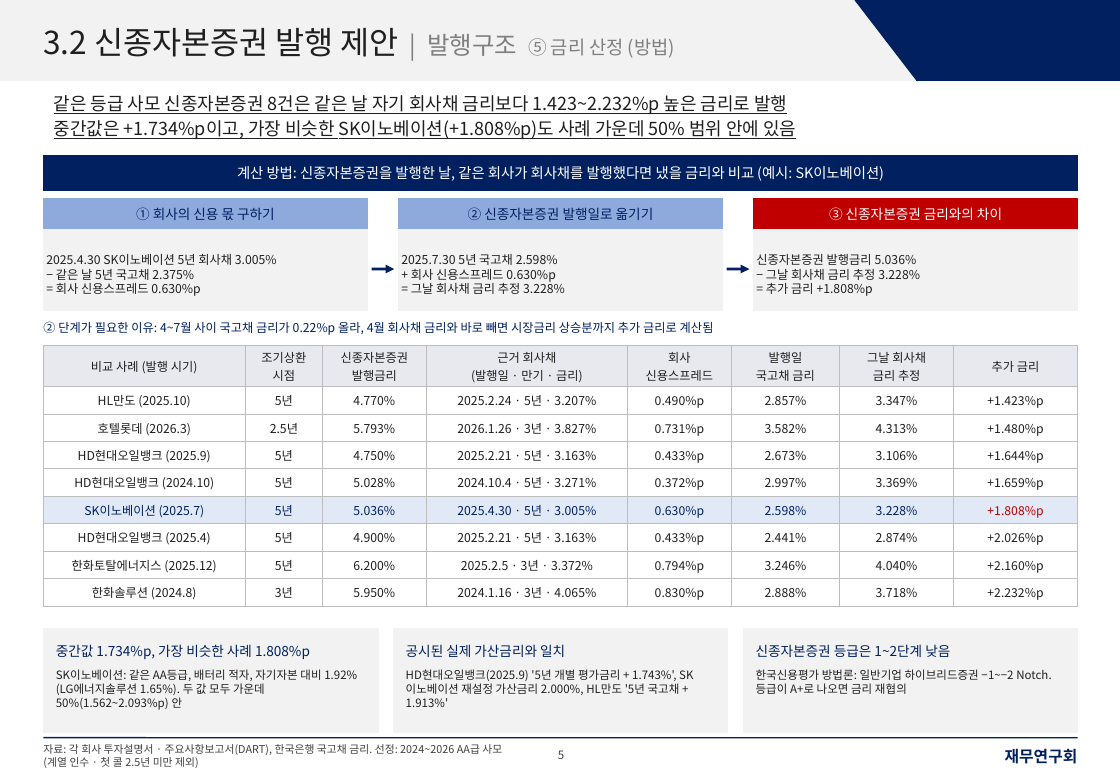
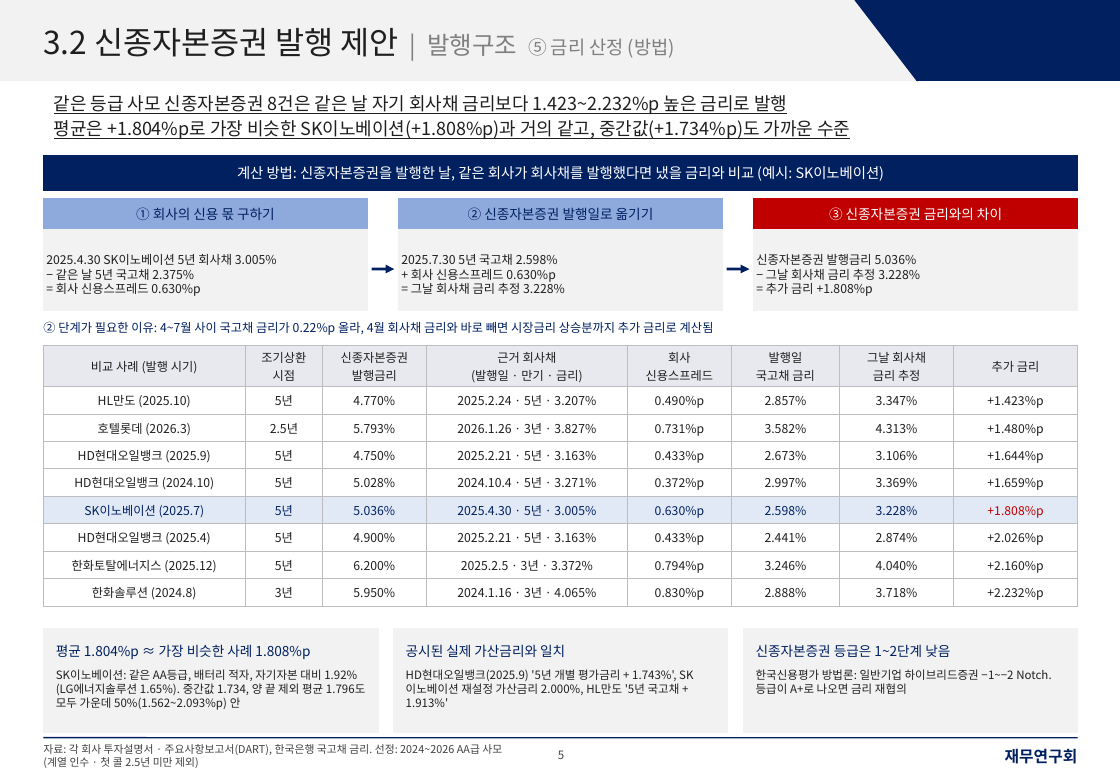
Before and after one commit to shy065542-rgb/SSHHYY, a slide deck: slide 5 of LGES_신종_발행구조_재무연구회양식.pptx. Drawn at 1120x776 pixels with LibreOffice and Linux fonts; fonts in the diff are those of the drawing. Boxes give left, top, right and bottom in pixels: in the first picture for what was removed or moved away, otherwise in the second. Text is boxed around its words. In the diff, an @@ line names an element or a change of style, - is before the commit and + after.

```diff
--- a/LGES_신종_발행구조_재무연구회양식.pptx
+++ b/LGES_신종_발행구조_재무연구회양식.pptx
@@ text at box(54, 120, 850, 139): text changed @@
-중간값은 +1.734%p이고, 가장 비슷한 SK이노베이션(+1.808%p)도 사례 가운데 50% 범위 안에 있음
+평균은 +1.804%p로 가장 비슷한 SK이노베이션(+1.808%p)과 거의 같고, 중간값(+1.734%p)도 가까운 수준
@@ text at box(56, 644, 310, 659): text changed @@
-중간값 1.734%p, 가장 비슷한 사례 1.808%p
+평균 1.804%p ≈ 가장 비슷한 사례 1.808%p
@@ text at box(56, 669, 365, 710): text changed @@
-SK이노베이션: 같은 AA등급, 배터리 적자, 자기자본 대비 1.92%(LG에너지솔루션 1.65%). 두 값 모두 가운데 50%(1.562~2.093%p) 안
+SK이노베이션: 같은 AA등급, 배터리 적자, 자기자본 대비 1.92%(LG에너지솔루션 1.65%). 중간값 1.734, 양 끝 제외 평균 1.796도 모두 가운데 50%(1.562~2.093%p) 안
```
Also in this commit, not shown: 5 other slides changed, 1 other file.
